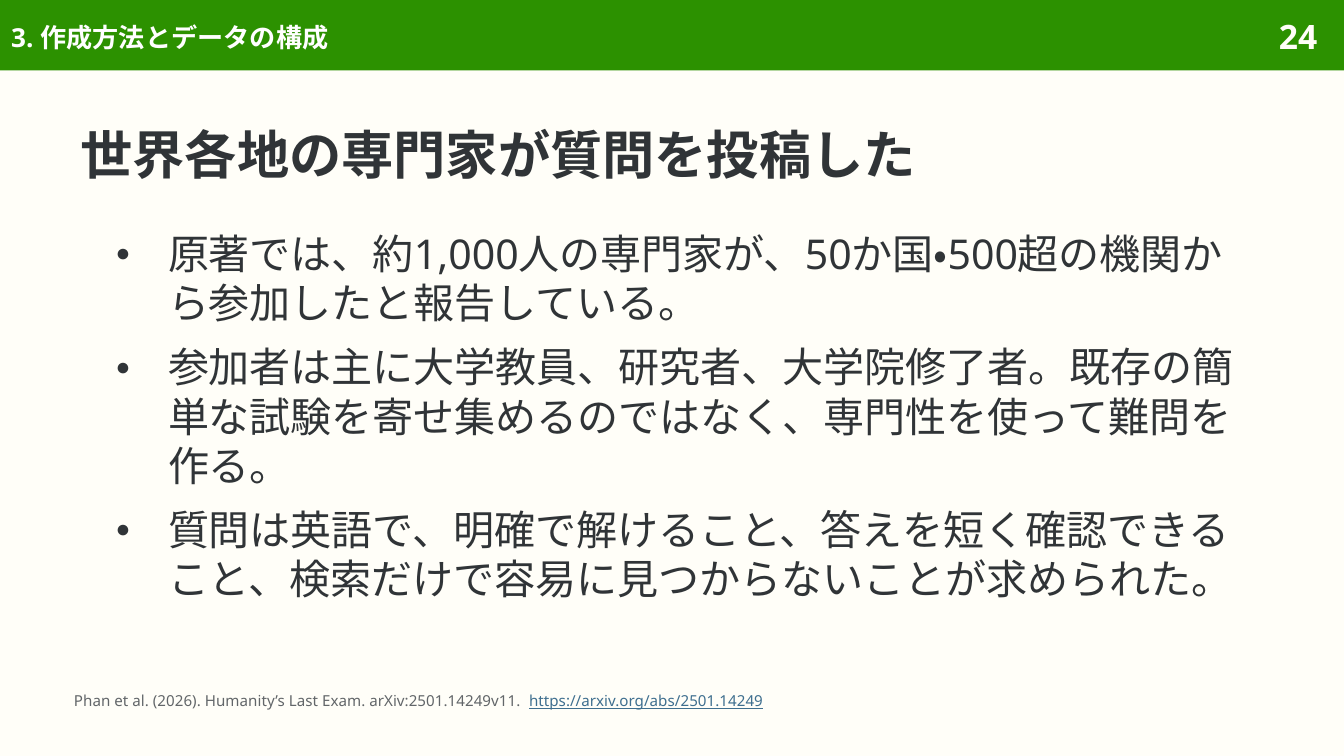
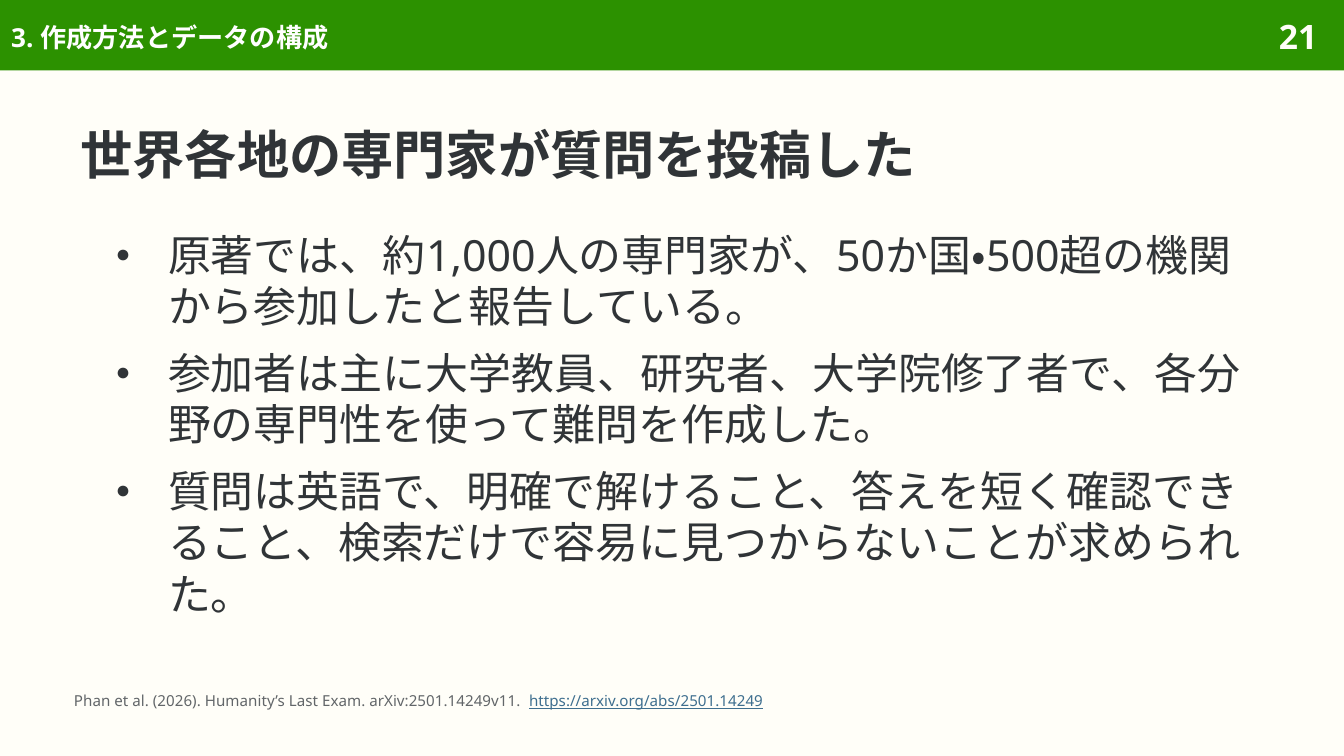
Before and after one commit to sasakiy84/datasets-in-10-minutes, a slide deck: slide 21 of slides/datasets-in-10-minutes-hle.pptx (slide 24 before the commit). Drawn at 1344x756 pixels with LibreOffice and Linux fonts; fonts in the diff are those of the drawing. Boxes give left, top, right and bottom in pixels: in the first picture for what was removed or moved away, otherwise in the second. Text is boxed around its words. In the diff, an @@ line names an element or a change of style, - is before the commit and + after.

```diff
--- a/slides/datasets-in-10-minutes-hle.pptx
+++ b/slides/datasets-in-10-minutes-hle.pptx
@@ page number at [1279,24,1317,49]: text changed @@
-24
+21
@@ text at [168,235,1240,613]: size 22 to 23 pt in "原著では、約1,000人の専門家が、50か国・500超の機関から参加したと報告している。", "質問は英語で、明確で解けること、答えを短く確認できること、検索だけで容易に見つからないことが求められた。"; line spacing 26.4pt to 27.6pt @@
@@ text at [168,352,1240,444]: text changed; size 22 to 23 pt @@
-● 参加者は主に大学教員、研究者、大学院修了者。既存の簡単な試験を寄せ集めるのではなく、専門性を使って難問を作る。
+● 参加者は主に大学教員、研究者、大学院修了者で、各分野の専門性を使って難問を作成した。
```
Also in this commit, not shown: 30 other slides changed, 8 slides removed, 4 other files.
